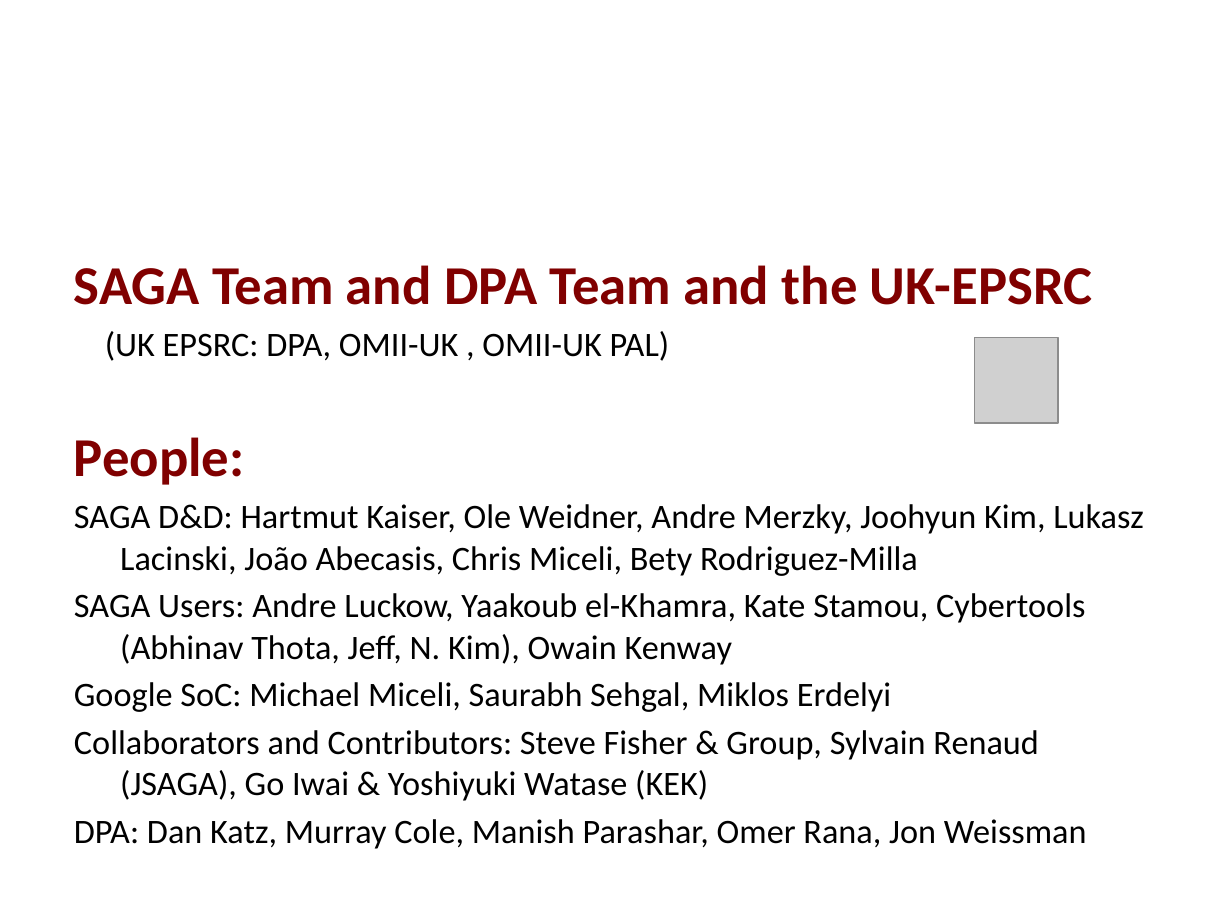
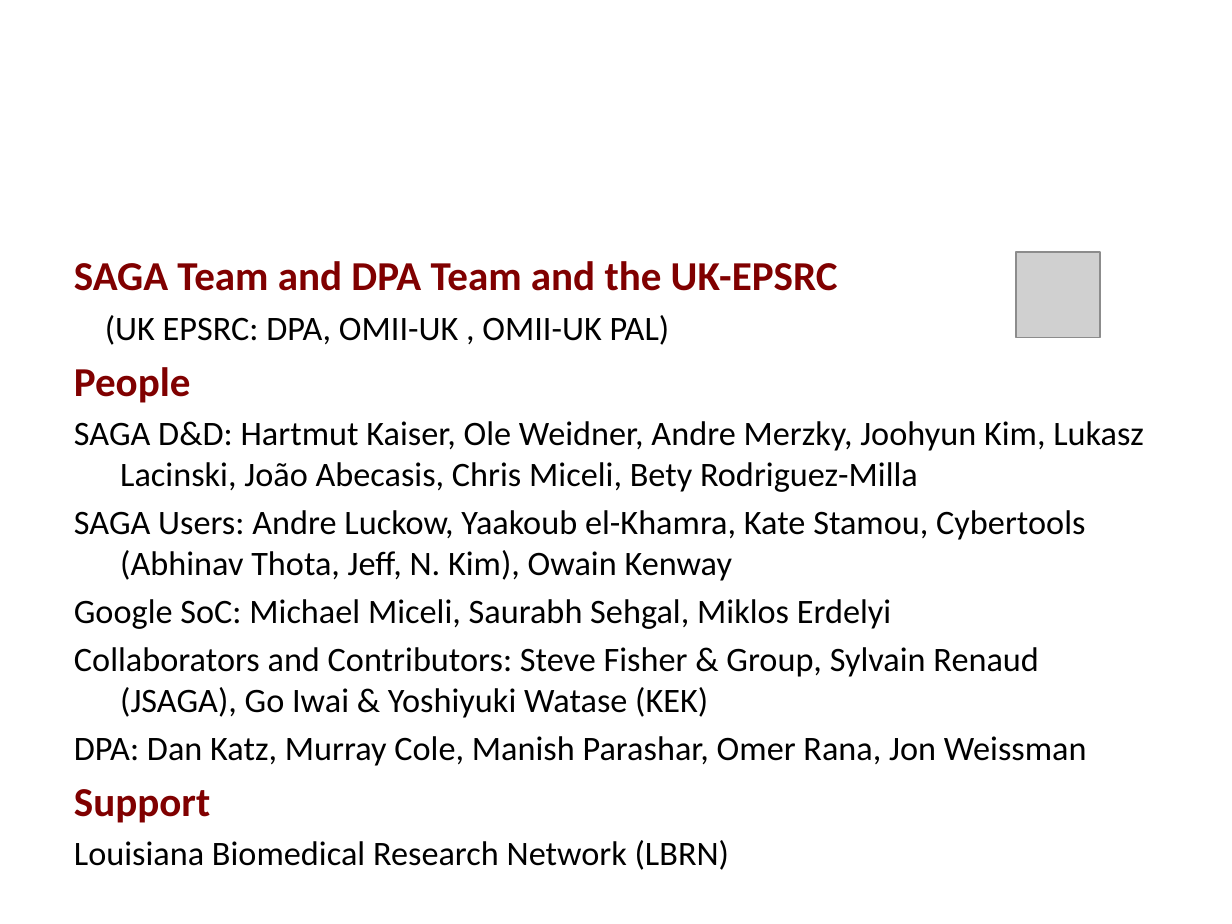
Before and after one commit to saga-project/saga-cpp-legacy-projects, a slide deck: slide 29 of papers/tg11-dare/XD-TALK/PSC-workshop.pptx (slide 30 before the commit). Drawn at 1232x924 pixels with LibreOffice and Linux fonts; fonts in the diff are those of the drawing; grey boxes stand for pictures. Boxes give left, top, right and bottom in pixels: in the first picture for what was removed or moved away, otherwise in the second. Text is boxed around its words. In the diff, an @@ line names an element or a change of style, - is before the commit and + after.

```diff
--- a/papers/tg11-dare/XD-TALK/PSC-workshop.pptx
+++ b/papers/tg11-dare/XD-TALK/PSC-workshop.pptx
@@ text at <box>74,261,838,291</box>: size 32 to 24 pt in "SAGA Team and DPA Team and the ..."; less space between paragraphs @@
@@ picture: place and size @@
-picture at <box>975,338,1058,423</box>
+picture at <box>1016,253,1100,338</box>
@@ text at <box>74,367,191,403</box>: text changed; size 32 to 24 pt @@
-People:
+People
@@ text at <box>74,789,729,870</box>: paragraphs added @@
+Support
+Louisiana Biomedical Research Network (LBRN)
```
Also in this commit, not shown: 7 other slides changed, 1 slide removed.
